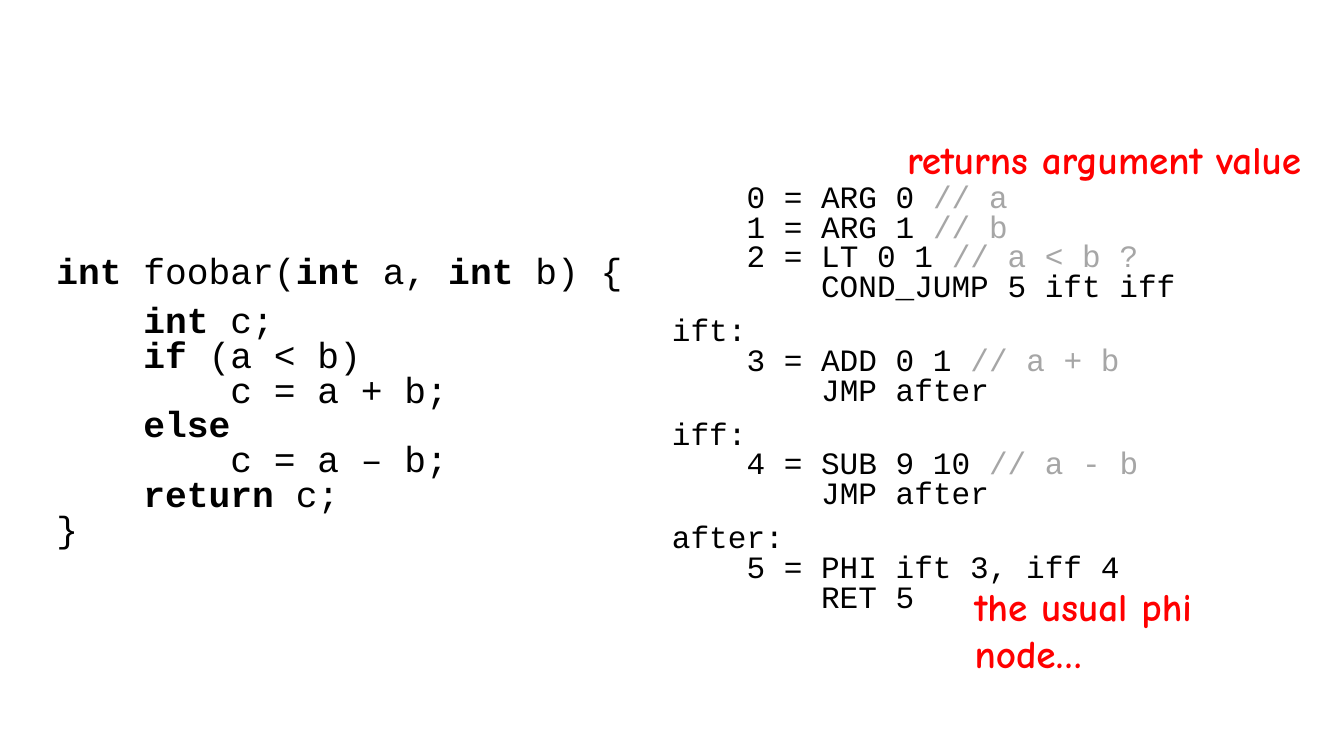
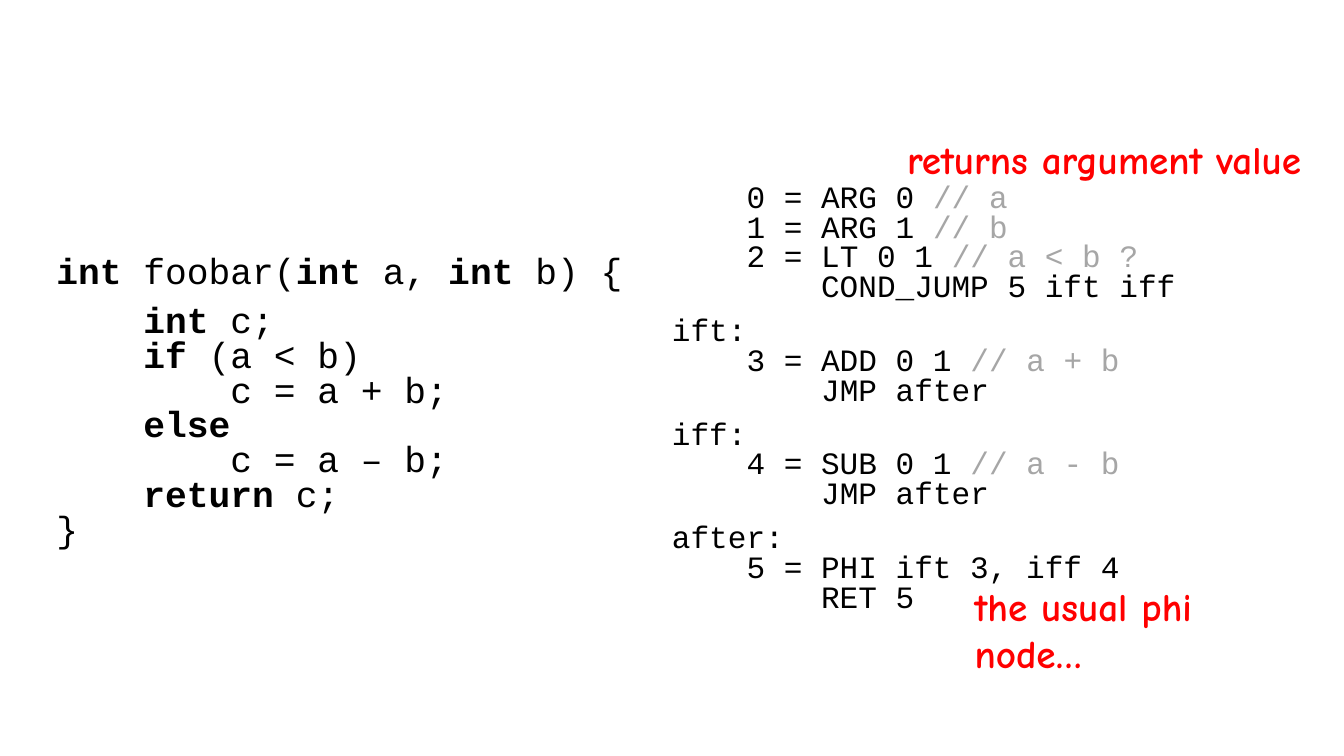
Before and after one commit to ganoliz/NI-GEN, a slide deck: slide 5 of media/NI-GEN-8.pptx. Drawn at 1344x756 pixels with LibreOffice and Linux fonts; fonts in the diff are those of the drawing. Boxes give left, top, right and bottom in pixels: in the first picture for what was removed or moved away, otherwise in the second. Text is boxed around its words. In the diff, an @@ line names an element or a change of style, - is before the commit and + after.

```diff
--- a/media/NI-GEN-8.pptx
+++ b/media/NI-GEN-8.pptx
@@ text at (x1=672, y1=422, x2=1120, y2=505): text changed @@
-iff:
-4 = SUB 9 10 // a - b
-JMP after
+iff:
+4 = SUB 0 1 // a - b
+JMP after
```
Also in this commit, not shown: 27 other slides changed, 17 slides added, 8 other files.
